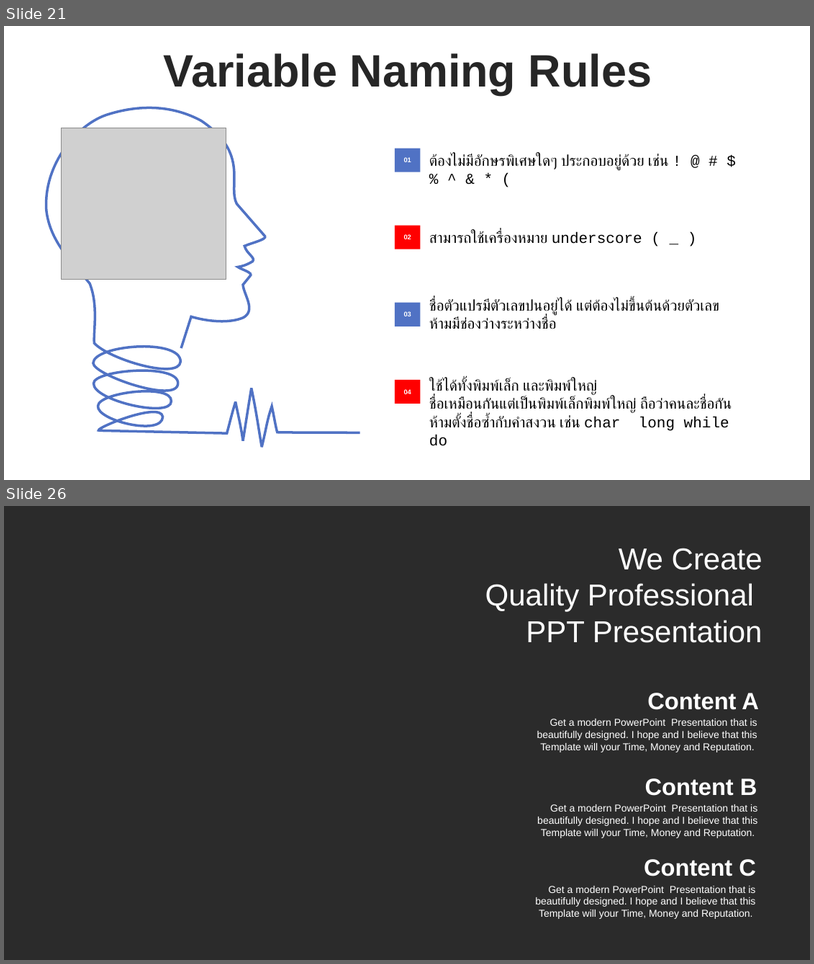
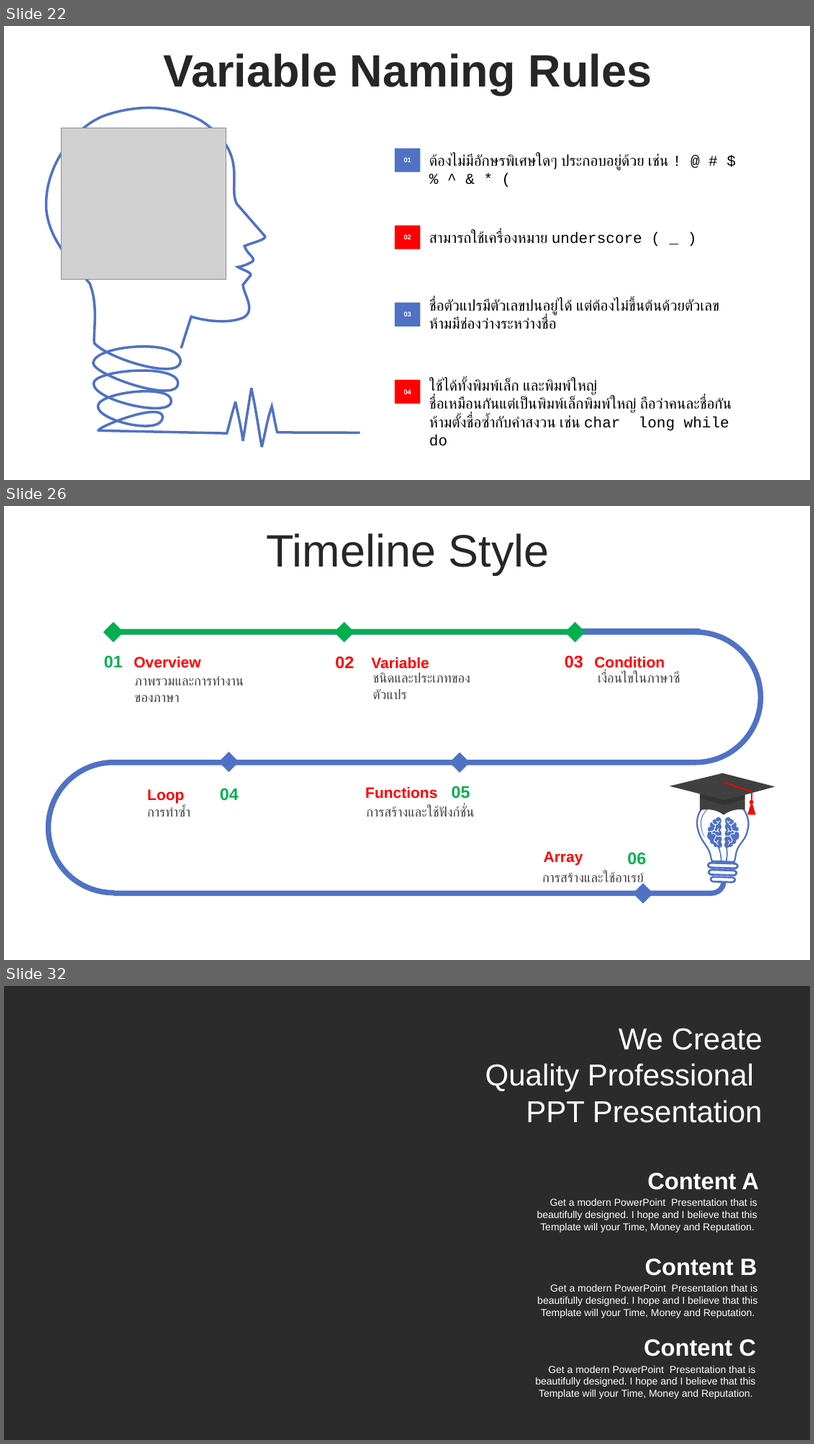
Before and after one commit to WatcharapolxFa/SolveProblemsIn-C-Language, a slide deck: LearnC/C.pptx. Shown one above the other, each under a label of ours: slides 21 and 26 before the commit, slides 22, 26 and 32 after it; the slides between them are not shown. The pictures are 814x964 and 814x1444 pixels, drawn with LibreOffice and Linux fonts; fonts in the diff are those of the drawing; grey boxes stand for pictures; background and template pictures are left out; a plain dark background stands for a picture behind light text. Boxes give left, top, right and bottom in pixels: in the first picture for what was removed or moved away, otherwise in the second. Text is boxed around its words. In the diff, an @@ line names an element or a change of style, - is before the commit and + after.

Commit message:
Completed(pptx)condition

```diff
--- a/LearnC/C.pptx
+++ b/LearnC/C.pptx
@@ slide 26 added at [4, 506, 810, 960], background #FFFFFF @@
@@ text added at [267, 533, 550, 575], 54 pt, text #262626 @@
+Timeline Style
@@ diamond added at [103, 621, 124, 642], fill #00B050 @@
@@ rectangle added at [116, 629, 699, 634], fill #00B050 @@
@@ diamond added at [334, 621, 355, 642], fill #00B050 @@
@@ diamond added at [566, 621, 586, 642], fill #00B050 @@
@@ rectangle added at [582, 628, 700, 634], fill #5072C4 @@
@@ text added at [104, 655, 123, 668], 20 pt, text #00B050, bold @@
+01
@@ text added at [134, 656, 201, 668], 18 pt, text #FF0000, bold @@
+Overview
@@ text added at [335, 656, 354, 669], 20 pt, text #FF0000, bold @@
+02
@@ text added at [371, 656, 429, 669], 18 pt, text #FF0000, bold @@
+Variable
@@ text added at [565, 655, 584, 668], 20 pt, text #FF0000, bold @@
+03
@@ text added at [594, 656, 665, 670], 18 pt, text #FF0000, bold @@
+Condition
@@ text added at [134, 676, 244, 685], 16 pt, text #404040 @@
+ภาพรวมและการทำงานของภาษา
@@ text added at [373, 672, 471, 699], 16 pt, text #404040 @@
+ชนิดและประเภทของตัวแปร
@@ text added at [598, 672, 680, 682], 16 pt, text #404040 @@
+เงื่อนไขในภาษาซี
@@ diamond added at [219, 752, 239, 772], fill #5072C4 @@
@@ diamond added at [450, 752, 471, 773], fill #5072C4 @@
@@ text added at [365, 786, 437, 798], 18 pt, text #FF0000, bold @@
+Functions
@@ text added at [452, 785, 471, 798], 20 pt, text #00B050, bold @@
+05
@@ text added at [147, 789, 184, 803], 18 pt, text #FF0000, bold @@
+Loop
@@ text added at [147, 806, 190, 816], 16 pt, text #404040 @@
+การทำซ้ำ
@@ text added at [220, 788, 239, 800], 20 pt, text #00B050, bold @@
+04
@@ text added at [366, 806, 475, 816], 16 pt, text #404040 @@
+การสร้างและใช้ฟังก์ชั่น
@@ group added at [670, 773, 776, 883]: 5 freeform shapes, 2 lines, 1 triangle, 1 ellipse @@
@@ text added at [544, 851, 584, 865], 18 pt, text #FF0000, bold @@
+Array
@@ text added at [543, 872, 644, 886], 16 pt, text #404040 @@
+การสร้างและใช้อาเรย์
@@ text added at [628, 852, 646, 865], 20 pt, text #00B050, bold @@
+06
@@ group added at [46, 629, 764, 896]: 3 arch (boxed as its full ring)s, 3 rectangles @@
@@ diamond added at [633, 883, 653, 903], fill #5072C4 @@
@@ what was slide 21 is now slide 22 @@
@@ what was slide 26 is now slide 32 @@
```
Also in this commit, not shown: 1 slide changed, 9 other slides added, 3 slides removed, 2 other files.
